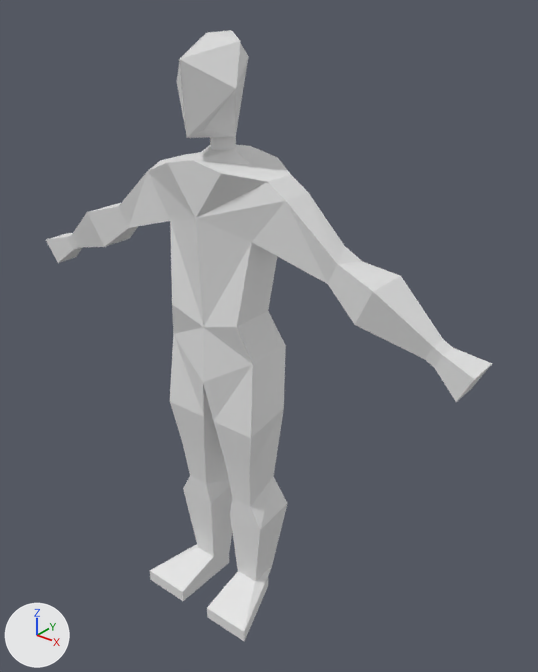
The Blender file Jan_2024/Knight.blend as it was, and as the next commit left it.
Camera for both pictures: a camera (50 mm lens) standing at (3.53, -3.89, 5.02) and looking at (0.27, 0.17, 2.5). Lighting does not change. The marker at lower left points along +X, +Y and +Z.

Script lines for the objects in view, before the commit:
```python
me_cube = bpy.data.meshes.new('Cube')
me_cube.from_pydata(...)  # 83 vertices, 78 faces, 2 loose edges; spans x 0.0..2.06, y -0.52..0.3, z 0.03..4.69
me_cube.materials.append(mat_material)  # white #e7e7e7
# before: 20 (0.15, -0.11, 0.25) at pixel (237, 570), 21 (0.15, 0.13, 0.25), 22 (0.34, -0.11, 0.25) at pixel (255, 581), 23 (0.34, 0.13, 0.25) at pixel (272, 565), 24 (0.15, -0.52, 0.14) at pixel (206, 607)
# before: 25 (0.15, 0.1, 0.14), 26 (0.56, -0.52, 0.14) at pixel (244, 631), 27 (0.33, 0.1, 0.14) at pixel (268, 576), 28 (0.15, -0.52, 0.03) at pixel (207, 617), 29 (0.15, 0.1, 0.03)
# before: 30 (0.56, -0.52, 0.03) at pixel (244, 641), 31 (0.33, 0.1, 0.03) at pixel (268, 585)
ob_cube = bpy.data.objects.new('Cube', me_cube)
ob_cube.location = (0.0, 0.0, 0.0)
_m = ob_cube.modifiers.new('Mirror', 'MIRROR')
```
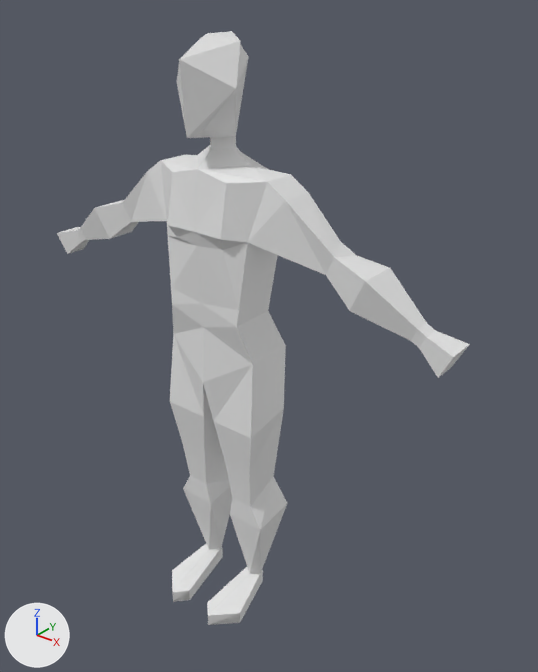
What differs and where, as boxes (x1, y1, x2, y2) in the pictures (538 x 672 px; the box of a moved part takes in the faces that stretch with it):
'Cube', reshaped (7% narrower)
    before: (46, 30, 492, 641)
    after: (57, 31, 470, 625)
part 1 of me_cube, built on
    before: (46, 145, 492, 402)
    after: (57, 145, 470, 378)
part 2 of me_cube, moved or reshaped
    before: (150, 487, 287, 641)
    after: (172, 487, 287, 622)

The change, as a list of edits to the scene's bpy script:
```text
Change me_cube:
    used by ob_cube; location = (0.0, 0.0, 0.0)
    verts and faces of me_cube; kept vertices keep their numbers, new ones are numbered from 83
    remove me_cube.from_pydata(...)  # 83 vertices, 78 faces, 2 loose edges; spans x 0.0..2.06, y -0.52..0.3, z 0.03..4.69
    add me_cube.from_pydata(...)  # 92 vertices, 90 faces, 3 loose edges; spans x 0.0..1.91, y -0.58..0.3, z 0.03..4.68
    me_cube part 1
    3 vertices are removed from x 0.0..0.39, y -0.3..0.3, z 3.38..3.5
    9 faces are deleted
    26 vertices move from x 0.0..2.06, y -0.3..0.3, z 2.66..3.9 to x 0.0..1.91, y -0.26..0.26, z 2.78..3.87
    12 vertices are added at x 0.0..0.39, y -0.33..0.3, z 2.85..3.44
    1 loose edge is added
    20 new faces join them
    me_cube part 2
    add delete_faces([(24, 25, 29, 28), (24, 28, 30, 26)])
    add verts[20] = (0.25, -0.07, 0.25)  # moved, pixel (249, 573)
    add verts[21] = (0.17, 0.02, 0.25)  # moved
    add verts[22] = (0.32, -0.01, 0.25)  # moved, pixel (260, 573)
    add verts[23] = (0.24, 0.08, 0.25)  # moved
    add verts[24] = (0.21, -0.58, 0.14)  # moved, pixel (207, 615)
    add verts[28] = (0.21, -0.58, 0.03)  # moved, pixel (208, 624)
    add verts[25] = (0.11, -0.48, 0.14)  # moved, pixel (207, 602)
    add verts[29] = (0.11, -0.48, 0.03)  # moved, pixel (207, 611)
    add verts[26] = (0.41, -0.39, 0.14)  # moved, pixel (239, 613)
    add verts[30] = (0.41, -0.39, 0.03)  # moved, pixel (240, 622)
    add verts[27] = (0.25, 0.11, 0.14)  # moved, pixel (262, 571)
    add verts[31] = (0.25, 0.11, 0.03)  # moved, pixel (262, 580)
    add faces += [(24, 25, 29, 28, 30, 26), (24, 28, 29, 25), (24, 26, 30, 28)]
```
